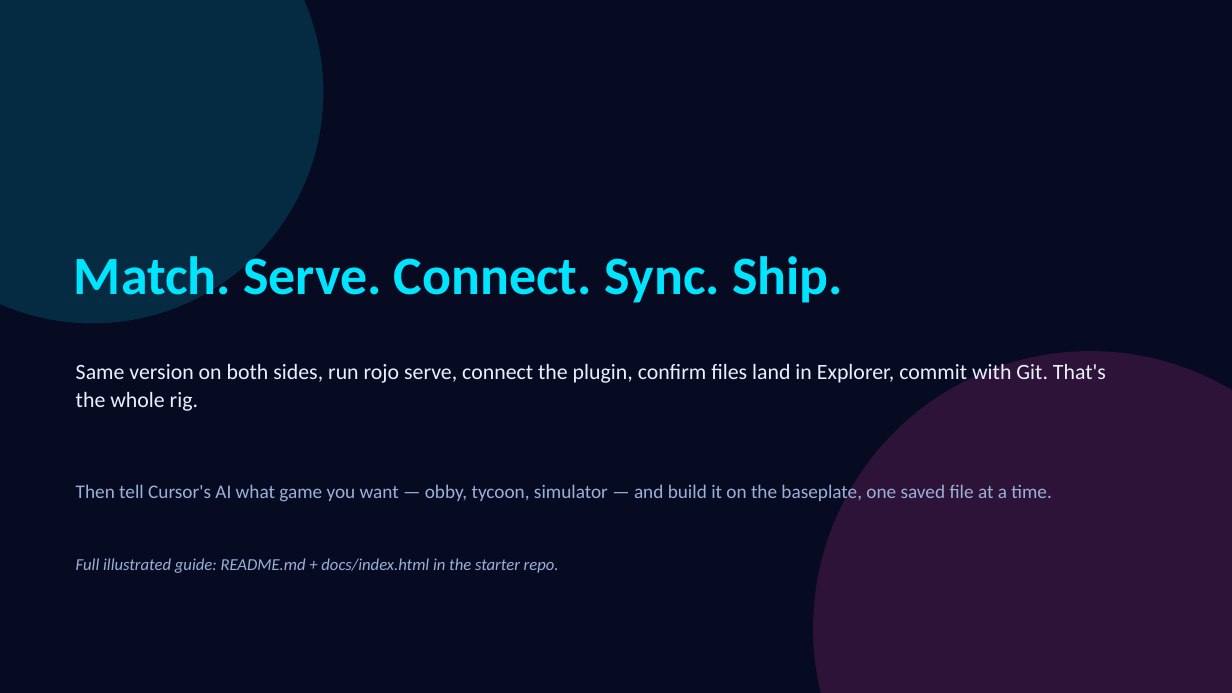
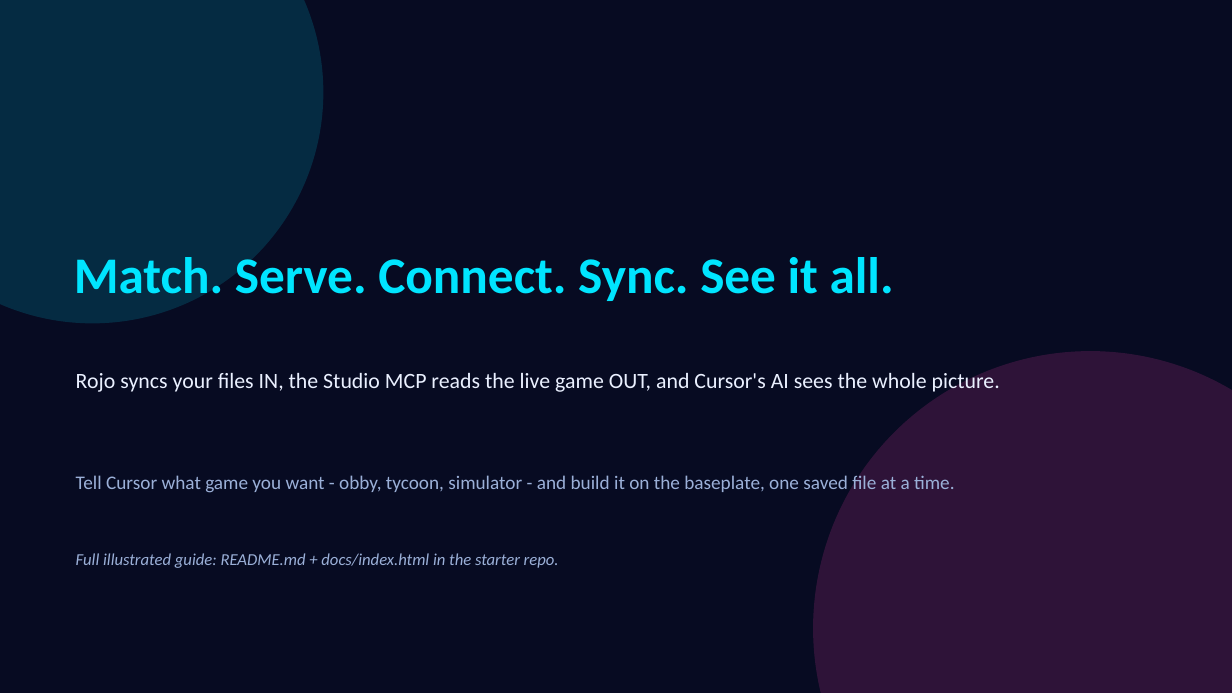
Before and after one commit to charlesb777/roblox_dev, a slide deck: slide 10 of Roblox-Dev-Rig-Setup.pptx (slide 9 before the commit). Drawn at 1232x693 pixels with LibreOffice and Linux fonts; fonts in the diff are those of the drawing. Boxes give left, top, right and bottom in pixels: in the first picture for what was removed or moved away, otherwise in the second. Text is boxed around its words. In the diff, an @@ line names an element or a change of style, - is before the commit and + after.

```diff
--- a/Roblox-Dev-Rig-Setup.pptx
+++ b/Roblox-Dev-Rig-Setup.pptx
@@ text at [74, 257, 894, 301]: text changed; size 42 to 40 pt @@
-Match. Serve. Connect. Sync. Ship.
+Match. Serve. Connect. Sync. See it all.
@@ text at [76, 373, 1000, 392]: text changed @@
-Same version on both sides, run rojo serve, connect the plugin, confirm files land in Explorer, commit with Git. That's the whole rig.
+Rojo syncs your files IN, the Studio MCP reads the live game OUT, and Cursor's AI sees the whole picture.
@@ text at [76, 475, 954, 493]: text changed @@
-Then tell Cursor's AI what game you want — obby, tycoon, simulator — and build it on the baseplate, one saved file at a time.
+Tell Cursor what game you want - obby, tycoon, simulator - and build it on the baseplate, one saved file at a time.
@@ text "Full illustrated guide: README.md + ...": place and size @@
-text "Full illustrated guide: README.md + ..." at [76, 558, 559, 573]
+text "Full illustrated guide: README.md + ..." at [76, 553, 559, 568]
```
Also in this commit, not shown: 5 other slides changed, 3 slides added, 2 slides removed, 11 other files.
